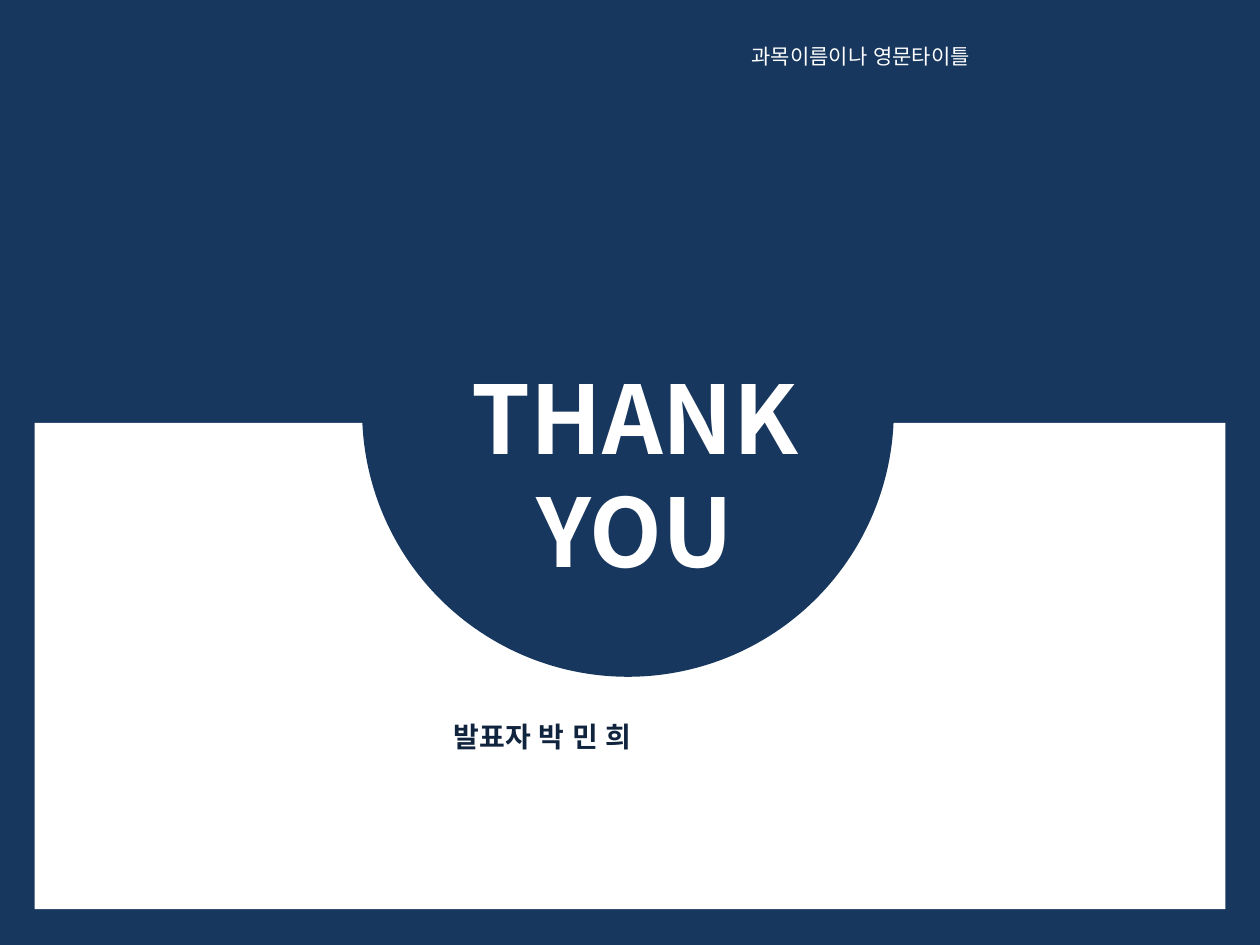
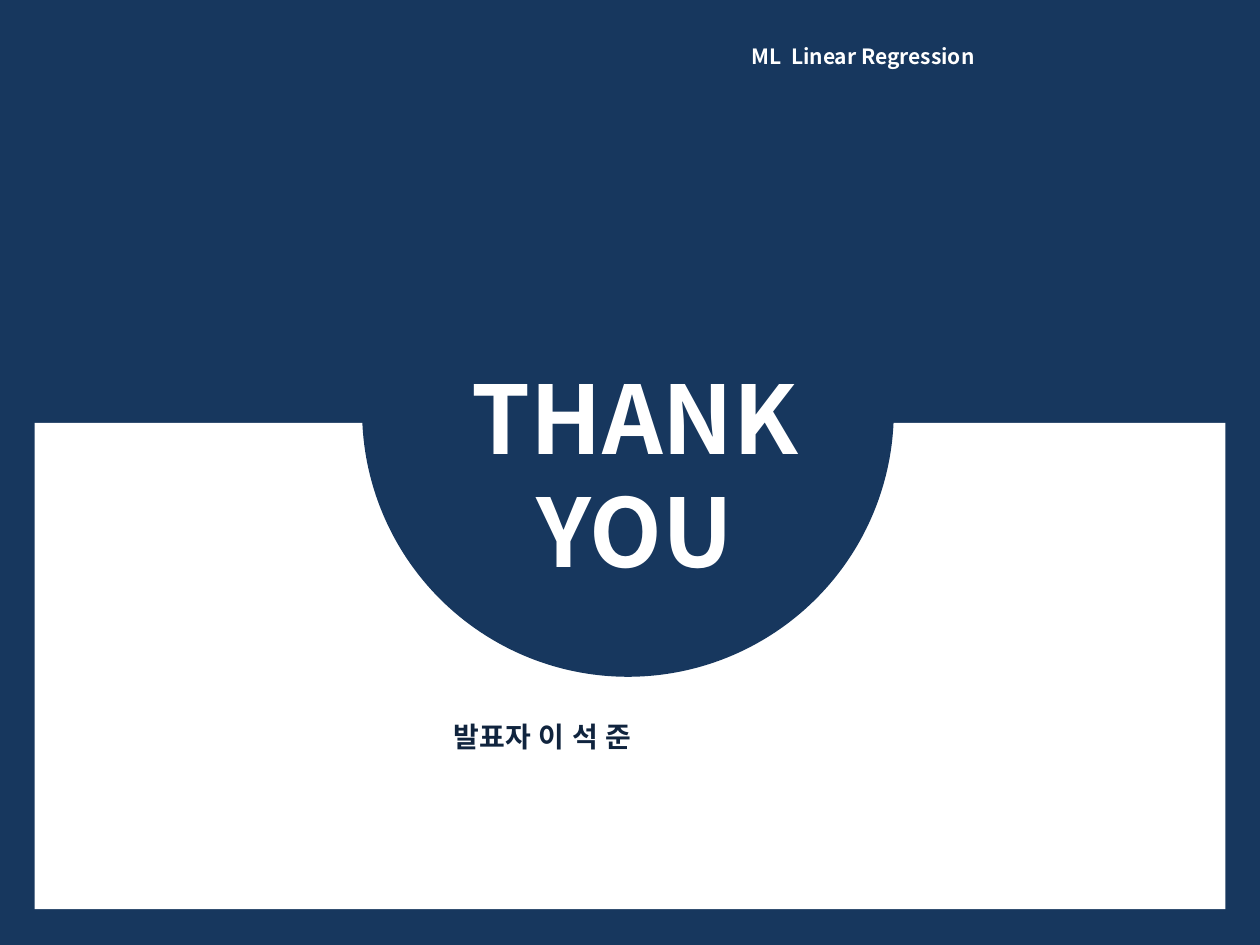
Before and after one commit to ykykyk112/machine_learning, a slide deck: slide 20 of sklearn_exercise/Linear_Regression_Review.pptx (slide 29 before the commit). Drawn at 1260x945 pixels with LibreOffice and Linux fonts; fonts in the diff are those of the drawing. Boxes give left, top, right and bottom in pixels: in the first picture for what was removed or moved away, otherwise in the second. Text is boxed around its words. In the diff, an @@ line names an element or a change of style, - is before the commit and + after.

Commit message:
2021.02.08 Linear Regression Review File 추가
- Regularization
- Early Stopping
- Logistic Regression
- Softmax Regression

```diff
--- a/sklearn_exercise/Linear_Regression_Review.pptx
+++ b/sklearn_exercise/Linear_Regression_Review.pptx
@@ text at box(752, 47, 974, 69): text changed; bold on @@
-과목이름이나 영문타이틀
+ML Linear Regression
@@ text at box(454, 723, 632, 750): text changed @@
-발표자 박 민 희
+발표자 이 석 준
```
Also in this commit, not shown: 3 other slides changed, 7 slides added, 16 slides removed.
